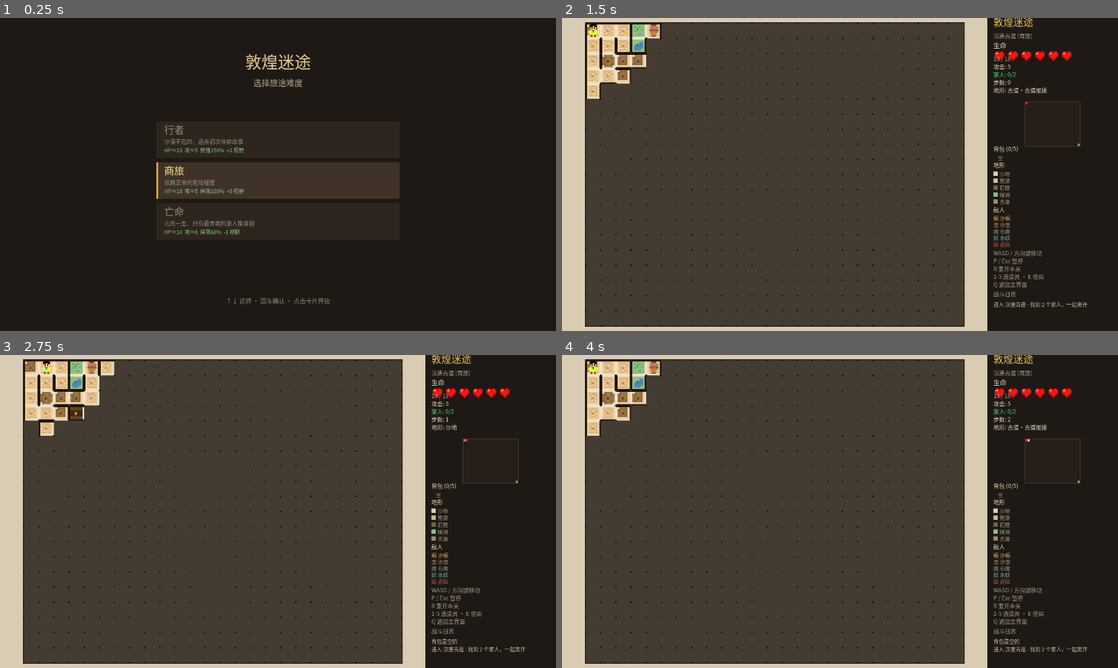
Above: before the commit, frames 1-4 (two rows, left to right).
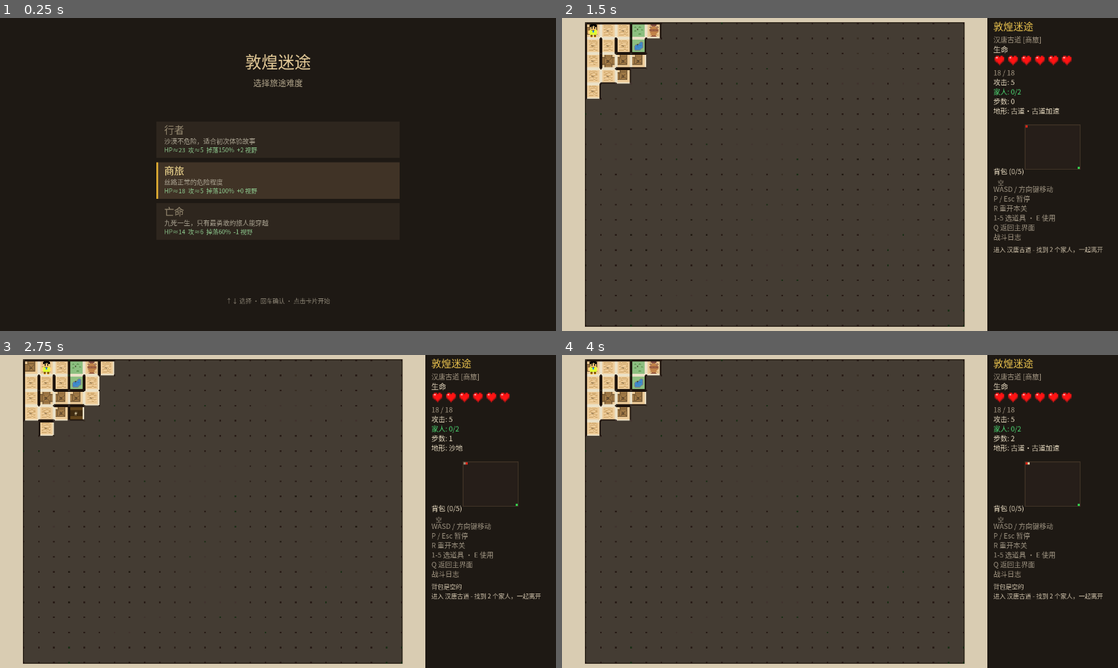
Above: after the commit, the same moments.

Repository: GongDeejay/dunhuang-maze
Game: Godot game, scene res://scenes/main.tscn
Same seed, same stepped clock (60 frames per second), same inputs: the game is played once before the commit and once after it.
Inputs (mouse positions are in pixels of both pictures, inside the frame that each line leads up to):
- Up to frame 1 (0.25 s): no input
- Up to frame 2 (1.5 s): tap Enter (ui_accept) at 0.5, 0.77, 1.25 s; move the mouse to (962, 158) at 0.52 s; hold D (move_right) 0.53-1.25 s; hold R (regenerate) 0.53-1.25 s; click (962, 158) at 0.67 s; drag from (728, 190) to (812, 237) at 1.27 s
- Up to frame 3 (2.75 s): tap Enter (ui_accept) at 2 s; move the mouse to (333, 442) at 2.02 s; hold D (move_right) from 2.03 s (still down); tap E at 2.1 s
- Up to frame 4 (4 s): release D (move_right) at 2.75 s; tap Enter (ui_accept) at 2.75, 3.5, 3.77 s; drag from (812, 574) to (673, 464) at 2.77 s; move the mouse to (1006, 558) at 3.52 s; hold A (move_left) from 3.53 s (still down); tap 2 at 3.6 s

The runs differ from the first frame. In frame 1, 1.0% of the frame differs, in the area x 29-49%, y 38-70%; in frame 2, 2.7%; in frame 3, 2.7%; in frame 4, 2.8%, in the area x 77-98%, y 0-95%.

Commit message:
Reuse content-addressed Web runtime and follow browser text sizing

Diff:
--- a/scripts/core/platform_service.gd
+++ b/scripts/core/platform_service.gd
@@ -7,10 +7,45 @@
 var use_mobile_ui: bool = false
 
 const MOBILE_VIEWPORT_MAX := 900
+var _metrics_elapsed := 0.0
 
 
 func _ready() -> void:
 	refresh()
+	if is_web:
+		_sync_browser_scale()
+	set_process(is_web)
+
+
+func _process(delta: float) -> void:
+	_metrics_elapsed += delta
+	if _metrics_elapsed >= 0.5:
+		_metrics_elapsed = 0.0
+		_sync_browser_scale()
+
+
+static func browser_content_scale(pixel_ratio: float, font_px: float) -> float:
+	# Layout is measured in browser CSS pixels at the user's default text size.
+	# Keep the full-resolution canvas; Godot also transforms pointer hit testing.
+	return maxf(pixel_ratio, 0.25) * clampf(font_px / 16.0, 0.75, 2.0)
+
+
+func _sync_browser_scale() -> void:
+	var metrics = JavaScriptBridge.eval("""
+		JSON.stringify({
+			ratio: window.devicePixelRatio || 1,
+			font: parseFloat(getComputedStyle(document.documentElement).fontSize) || 16
+		})
+	""")
+	if not metrics is String:
+		return
+	var values = JSON.parse_string(metrics)
+	if not values is Dictionary:
+		return
+	var scale := browser_content_scale(float(values.get("ratio", 1.0)), float(values.get("font", 16.0)))
+	var root := get_tree().root
+	if not is_equal_approx(root.content_scale_factor, scale):
+		root.content_scale_factor = scale
 
 
 func refresh(viewport_size: Vector2 = Vector2.ZERO) -> void:
@@ -44,6 +79,8 @@
 		if tree != null and tree.root != null:
 			viewport_size = tree.root.get_visible_rect().size
 	if not use_mobile_ui and not is_portrait_viewport(viewport_size):
+		if is_web:
+			return 1.0 # Browser text scale is already applied to the root canvas.
 		return clampf(minf(viewport_size.x / 1280.0, viewport_size.y / 720.0), 1.0, 1.4)
 	if is_portrait_viewport(viewport_size):
 		return 2.0
--- a/scripts/maze_renderer.gd
+++ b/scripts/maze_renderer.gd
@@ -465,11 +465,11 @@
 		)
 		canvas.draw_string(
 			ThemeDB.fallback_font, Vector2(text_x, card.position.y + 52.0 * ui_scale),
-			desc, HORIZONTAL_ALIGNMENT_LEFT, int(card.size.x - 36.0 * ui_scale), int(13 * ui_scale), Color(0.58, 0.55, 0.48),
+			desc, HORIZONTAL_ALIGNMENT_LEFT, int(card.size.x - 36.0 * ui_scale), int(15 * ui_scale), Color(0.68, 0.65, 0.58),
 		)
 		canvas.draw_string(
 			ThemeDB.fallback_font, Vector2(text_x, card.position.y + 72.0 * ui_scale),
-			stats, HORIZONTAL_ALIGNMENT_LEFT, int(card.size.x - 36.0 * ui_scale), int(12 * ui_scale), Color(0.55, 0.78, 0.55),
+			stats, HORIZONTAL_ALIGNMENT_LEFT, int(card.size.x - 36.0 * ui_scale), int(14 * ui_scale), Color(0.55, 0.78, 0.55),
 		)
 	canvas.draw_string(
 		ThemeDB.fallback_font, Vector2(vp.x * 0.5 - 150.0 * ui_scale, vp.y - 64.0 * ui_scale),
--- a/scripts/mobile_controls.gd
+++ b/scripts/mobile_controls.gd
@@ -27,9 +27,13 @@
 	is_mobile = profile.show_touch_controls
 	var controls := profile.controls_rect.size
 	var density := clampf(controls.x / 390.0, 1.0, 2.0)
+	if not profile.is_portrait():
+		density = 1.0
 	btn_radius = clampf(minf(controls.x * 0.09, controls.y * 0.19), 32.0 * density, 42.0 * density)
+	btn_radius = minf(btn_radius, controls.x * (0.088 if profile.is_portrait() else 0.035))
 	btn_spacing = minf(btn_radius * 1.65, controls.y * 0.27)
 	func_btn_size = clampf(minf(controls.x * 0.17, controls.y * 0.32), 54.0 * density, 66.0 * density)
+	func_btn_size = minf(func_btn_size, controls.x * (0.155 if profile.is_portrait() else 0.075))
 	swipe_threshold = clampf(24.0 * profile.ui_scale, 24.0, 44.0)
 	_rebuild_hit_zones()
 	queue_redraw()
@@ -118,6 +122,7 @@
 	draw_rect(rect, Color(0.08, 0.07, 0.06, 0.88))
 	var alpha := 0.68
 	var fs := int(clampf(rect.size.y * 0.12 * scale, 22.0 * density, 34.0 * density))
+	fs = mini(fs, int(func_btn_size / 1.55))
 
 	if layout.is_portrait():
 		_draw_portrait_controls(rect, alpha, fs)
--- a/scripts/ui_panel.gd
+++ b/scripts/ui_panel.gd
@@ -28,12 +28,12 @@
 
 	var s := clampf(ui_scale, 1.0, 1.35)
 	var title_fs := int(round(23.0 * s))
-	var body_fs := int(round(15.0 * s))
-	var small_fs := int(round(13.0 * s))
-	var tiny_fs := int(round(12.0 * s))
-	var line_h := 18.0 * s
+	var body_fs := int(round(17.0 * s))
+	var small_fs := int(round(16.0 * s))
+	var tiny_fs := int(round(14.0 * s))
+	var line_h := 22.0 * s
 	var pad := 14.0 * s
-	var y: float = 18.0 * s
+	var y: float = 28.0 * s
 	var lx: float = panel_x + pad
 
 	# Title
@@ -53,8 +53,8 @@
 		"生命", HORIZONTAL_ALIGNMENT_LEFT, -1, body_fs, text_primary)
 	y += 5.0 * s
 	var bar_w: float = panel_w - pad * 2.0
-	heart_bar.draw(owner, Vector2(lx, y), bar_w, player.hp, player.max_hp, low_hp_pulse, 6)
-	y += 25.0 * s
+	var heart_h := heart_bar.draw(owner, Vector2(lx, y), bar_w, player.hp, player.max_hp, low_hp_pulse, 6)
+	y += heart_h + 20.0 * s
 	owner.draw_string(ThemeDB.fallback_font, Vector2(lx, y),
 		"%d / %d" % [player.hp, player.max_hp], HORIZONTAL_ALIGNMENT_LEFT, -1, small_fs, text_secondary)
 	if float(player.hp) / float(maxi(player.max_hp, 1)) <= 0.3:
@@ -132,32 +132,26 @@
 
 	y += 8
 
-	# Terrain legend
-	owner.draw_string(ThemeDB.fallback_font, Vector2(lx, y),
-		"地形", HORIZONTAL_ALIGNMENT_LEFT, -1, small_fs, text_primary)
-	y += 5
-	for t_key in DataLoader.terrain_data:
-		y += 16
-		var cfg = DataLoader.terrain_data[t_key]
-		var c = DataLoader.color_from_array(cfg.get("floor_color", [0.5, 0.5, 0.5]))
-		owner.draw_rect(Rect2(lx, y - 11, 10, 10), c)
-		owner.draw_string(ThemeDB.fallback_font, Vector2(lx + 14, y),
-			cfg.get("name", t_key), HORIZONTAL_ALIGNMENT_LEFT, -1, tiny_fs, text_secondary)
-	y += 18
-
-	# Monster legend
-	owner.draw_string(ThemeDB.fallback_font, Vector2(lx, y),
-		"敌人", HORIZONTAL_ALIGNMENT_LEFT, -1, small_fs, text_primary)
-	y += 5
-	for t_key in DataLoader.monster_data:
-		y += 15
-		var def = DataLoader.monster_data[t_key]
-		var mc = DataLoader.color_from_array(def.get("color", [0.5, 0.5, 0.5]))
-		mc = Color(minf(mc.r + 0.15, 1.0), minf(mc.g + 0.15, 1.0), minf(mc.b + 0.15, 1.0))
-		owner.draw_string(ThemeDB.fallback_font, Vector2(lx, y),
-			def.get("symbol", "?") + " " + def.get("name", "?"),
-			HORIZONTAL_ALIGNMENT_LEFT, -1, tiny_fs, mc)
-	y += 20
+	# Optional legends share columns; reserve room for controls and live messages.
+	var legend_h := (maxi(DataLoader.terrain_data.size(), DataLoader.monster_data.size()) + 2) * line_h
+	if y + legend_h + 9.0 * line_h < vp_h:
+		var right_x := lx + bar_w * 0.5
+		owner.draw_string(ThemeDB.fallback_font, Vector2(lx, y), "地形", HORIZONTAL_ALIGNMENT_LEFT, -1, small_fs, text_primary)
+		owner.draw_string(ThemeDB.fallback_font, Vector2(right_x, y), "敌人", HORIZONTAL_ALIGNMENT_LEFT, -1, small_fs, text_primary)
+		var legend_y := y
+		for t_key in DataLoader.terrain_data:
+			legend_y += line_h
+			var cfg = DataLoader.terrain_data[t_key]
+			var c = DataLoader.color_from_array(cfg.get("floor_color", [0.5, 0.5, 0.5]))
+			owner.draw_rect(Rect2(lx, legend_y - 11, 10, 10), c)
+			owner.draw_string(ThemeDB.fallback_font, Vector2(lx + 14, legend_y), cfg.get("name", t_key), HORIZONTAL_ALIGNMENT_LEFT, -1, tiny_fs, text_secondary)
+		legend_y = y
+		for t_key in DataLoader.monster_data:
+			legend_y += line_h
+			var def = DataLoader.monster_data[t_key]
+			var mc = DataLoader.color_from_array(def.get("color", [0.5, 0.5, 0.5])).lightened(0.15)
+			owner.draw_string(ThemeDB.fallback_font, Vector2(right_x, legend_y), def.get("symbol", "?") + " " + def.get("name", "?"), HORIZONTAL_ALIGNMENT_LEFT, -1, tiny_fs, mc)
+		y += legend_h
 
 	# Controls
 	owner.draw_string(ThemeDB.fallback_font, Vector2(lx, y),
@@ -189,8 +183,8 @@
 				combat_log[i], HORIZONTAL_ALIGNMENT_LEFT, int(panel_w - pad * 2.0), tiny_fs, Color(0.8, 0.75, 0.66))
 
 func _draw_inventory(owner: Node2D, lx: float, y: float, w: float, inventory: Inventory, selected_slot: int, scale: float = 1.0) -> float:
-	var label_fs := int(round(13.0 * scale))
-	var item_fs := int(round(12.0 * scale))
+	var label_fs := int(round(16.0 * scale))
+	var item_fs := int(round(14.0 * scale))
 	owner.draw_string(ThemeDB.fallback_font, Vector2(lx, y),
 		"背包 (%d/%d)" % [inventory.get_count(), inventory.max_size],
 		HORIZONTAL_ALIGNMENT_LEFT, -1, label_fs, text_primary)
@@ -198,13 +192,13 @@
 
 	var inv_items = inventory.get_item_list()
 	if inv_items.is_empty():
-		y += 16
+		y += 20.0 * scale
 		owner.draw_string(ThemeDB.fallback_font, Vector2(lx + 10, y),
 			"空", HORIZONTAL_ALIGNMENT_LEFT, -1, item_fs, text_dim)
 	else:
 		for i in inv_items.size():
-			y += 18
-			var row_rect := Rect2(lx, y - 14, w, 18)
+			y += 24.0 * scale
+			var row_rect := Rect2(lx, y - 18.0 * scale, w, 24.0 * scale)
 			inventory_hit_rects.append(row_rect)
 			if i == selected_slot:
 				owner.draw_rect(row_rect.grow(1), Color(0.35, 0.3, 0.15))
--- a/tests/test_runner.gd
+++ b/tests/test_runner.gd
@@ -361,6 +361,19 @@
 
 func test_ui_layout_director():
 	print("\n[TEST] UI Layout Director")
+	assert_eq(PlatformService.browser_content_scale(2.0, 16.0), 2.0, "retina uses CSS-sized text")
+	assert_eq(PlatformService.browser_content_scale(3.0, 20.0), 3.75, "browser default font size scales all UI")
+	assert_eq(PlatformService.browser_content_scale(1.25, 16.0), 1.25, "desktop zoom preserves CSS sizing")
+	var large_text_controls := MobileControls.new()
+	var large_text_layout := UILayoutDirector.compute(Vector2(312, 675), true)
+	large_text_controls.apply_layout(large_text_layout)
+	for entry in large_text_controls._dpad_centers:
+		var radius := large_text_controls.btn_radius
+		assert_true(large_text_layout.controls_rect.encloses(Rect2(entry.pos - Vector2.ONE * radius, Vector2.ONE * radius * 2)), "large-text dpad stays inside viewport")
+	for action in large_text_controls._func_centers:
+		var half := large_text_controls.func_btn_size / 2.0
+		assert_true(large_text_layout.controls_rect.encloses(Rect2(large_text_controls._func_centers[action] - Vector2.ONE * half, Vector2.ONE * half * 2)), "large-text tools stay inside viewport")
+	large_text_controls.free()
 	var portrait := UILayoutDirector.compute(Vector2(390, 844), true)
 	assert_true(portrait.is_portrait(), "390x844 is portrait")
 	assert_eq(portrait.maze_mode, LayoutProfile.MazeMode.FOLLOW, "portrait uses follow")
Not shown, changed: .github/workflows/deploy.yml
Not shown, added: deploy/nginx-performance.conf
Not shown, changed: deploy/nginx.conf.example
Not shown, added: docs/web-loading-and-typography.md
Not shown, added: tests/test_web_export.py
Not shown, changed: tools/generate_web_manifest.py
Not shown, changed: tools/optimize_web_export.py
Not shown, changed: tools/verify_responsive_web.mjs
